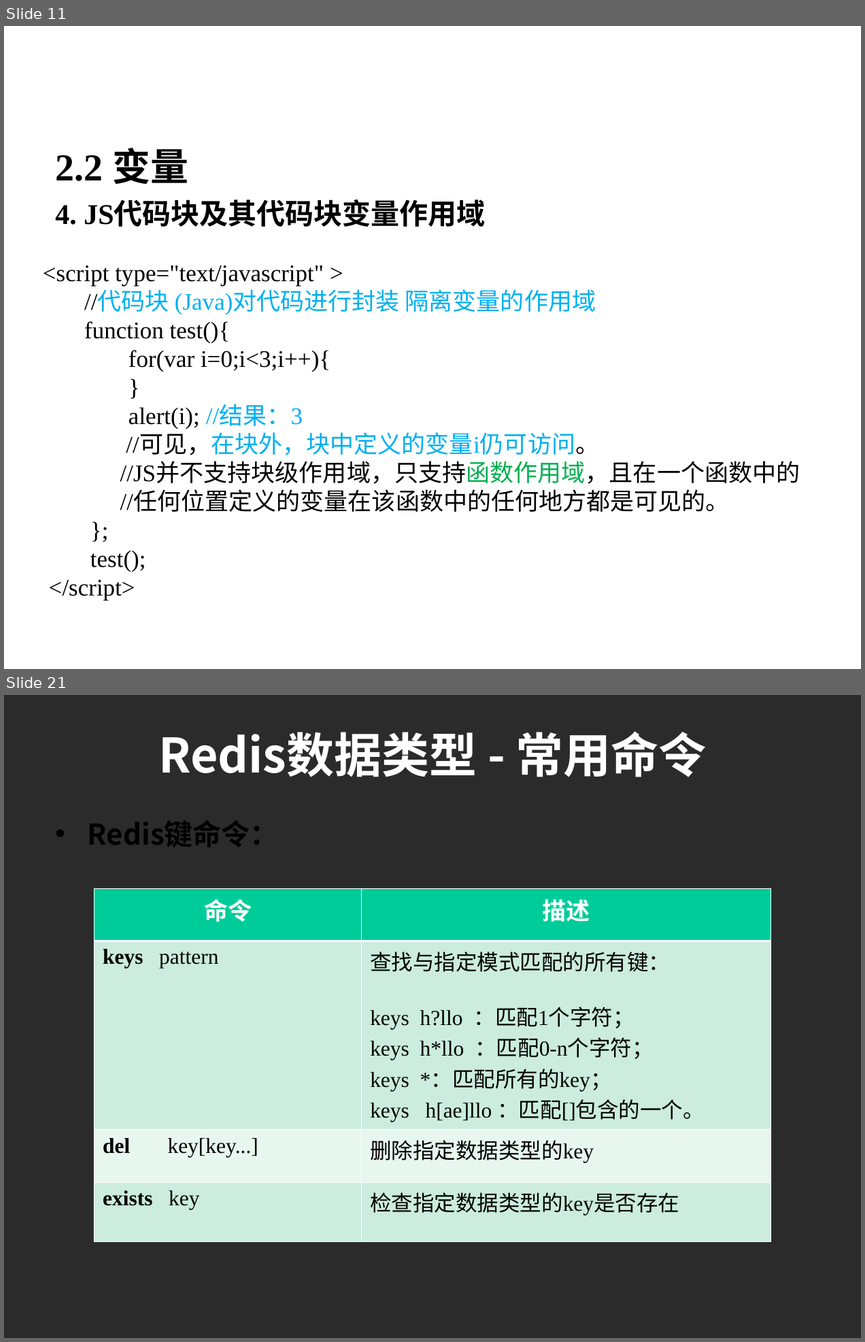
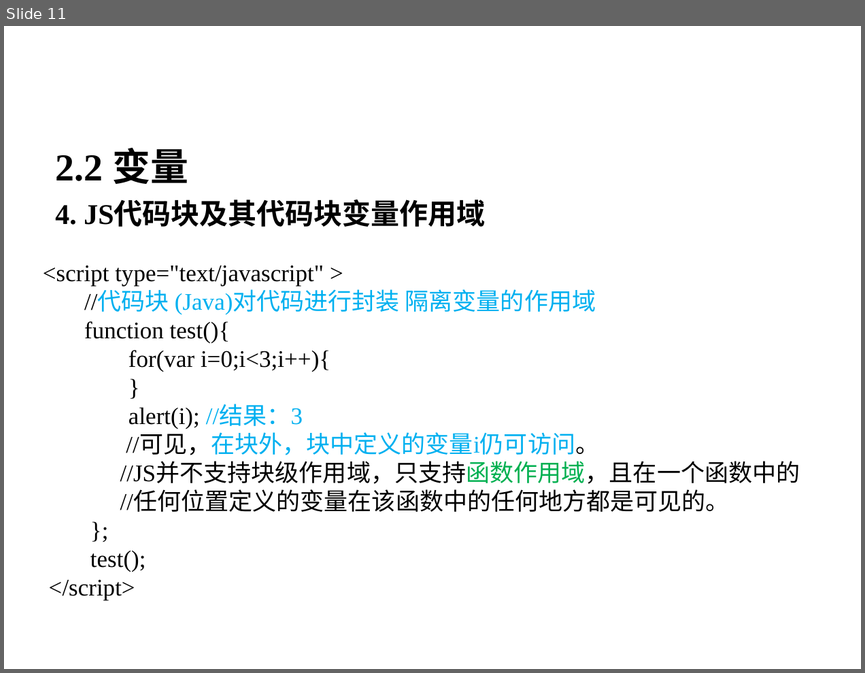
Before and after one commit to bifengganghyt/gitroot, a slide deck: javaweb/【0】front-end/【1】javascript/JavaScript基础.ppt. Shown one above the other, each under a label of ours: slides 11 and 21 before the commit, slide 11 after it; the slides between them are not shown. The pictures are 865x1342 and 865x673 pixels, drawn with LibreOffice and Linux fonts; fonts in the diff are those of the drawing; background and template pictures are left out; a plain dark background stands for a picture behind light text. Boxes give left, top, right and bottom in pixels: in the first picture for what was removed or moved away, otherwise in the second. Text is boxed around its words. In the diff, an @@ line names an element or a change of style, - is before the commit and + after.

```diff
--- a/javaweb/【0】front-end/【1】javascript/JavaScript基础.ppt
+++ b/javaweb/【0】front-end/【1】javascript/JavaScript基础.ppt
@@ slide 21 removed at (4, 695, 861, 1338), background picture (left out) @@
@@ text removed at (158, 731, 706, 777) @@
-Redis数据类型 - 常用命令
@@ text removed at (88, 820, 279, 847) @@
-• Redis键命令：
@@ table removed at (94, 888, 770, 1241), 4 rows, 2 columns @@
-命令 | 描述
-keys pattern | 查找与指定模式匹配的所有键： / keys h?llo ：匹配1个字符； / keys h*llo ：匹配0-n个字符； / keys *：匹配所有的key； / keys h[ae]llo ：匹配[]包含的一个。
-del key[key...] | 删除指定数据类型的key
-exists key | 检查指定数据类型的key是否存在
```
Also in this commit, not shown: 5 slides changed, 26 slides added, 12 other slides removed, 14 other files.
